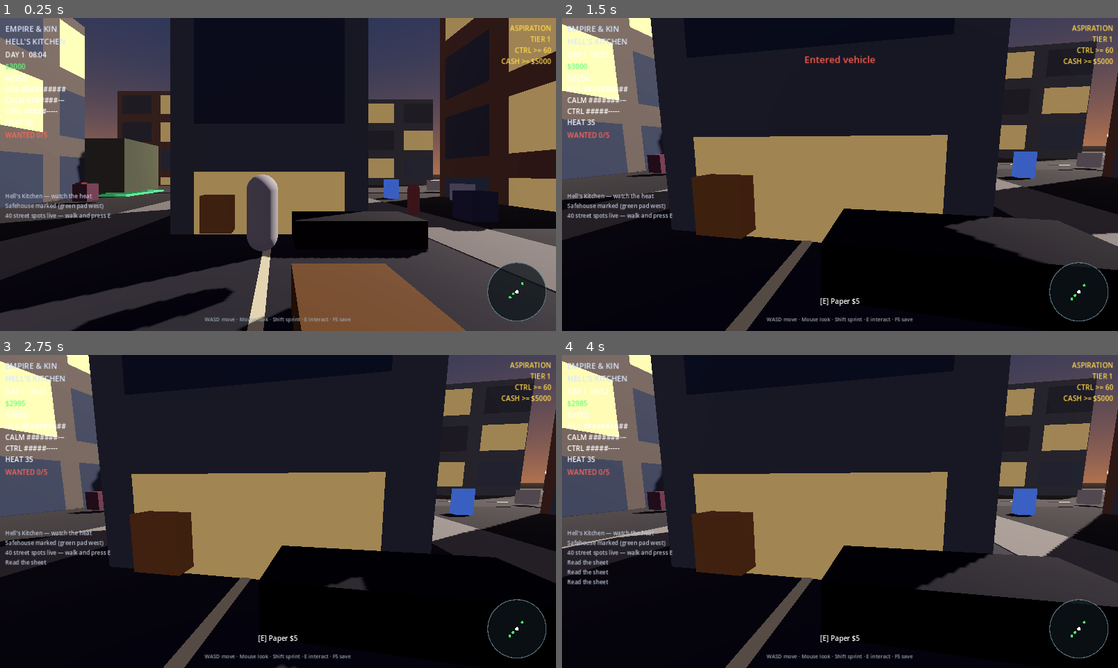
Above: before the commit, frames 1-4 (two rows, left to right).
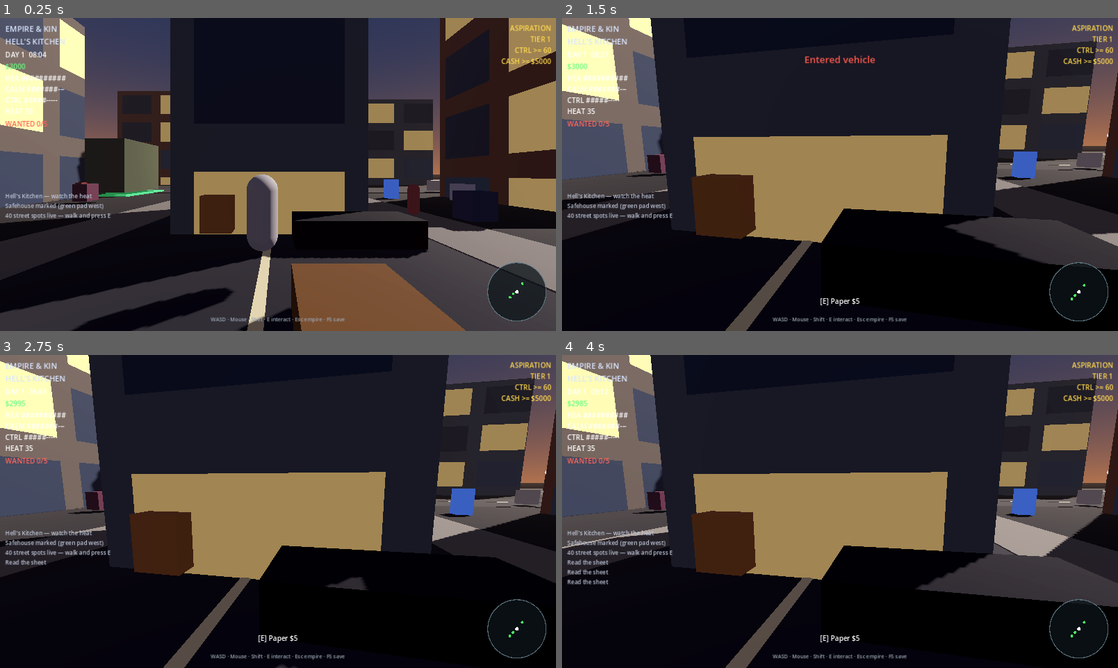
Above: after the commit, the same moments.

Repository: 5mil/empire-and-kin
Game: Godot game, scene res://scenes/main.tscn
The game is run twice, just before and just after one commit, with the same random seed, the same clock (stepped at 60 frames per second) and the same inputs.
Inputs (mouse positions are in pixels of both pictures, inside the frame that each line leads up to):
- Up to frame 1 (0.25 s): no input
- Up to frame 2 (1.5 s): tap Enter at 0.5 s; move the mouse to (867, 174) at 0.52 s; hold E (interact) 0.53-1.28 s; hold W (move_forward) from 0.53 s (still down); move the mouse to (812, 174) at 1.27 s; tap E (interact) at 1.35 s
- Up to frame 3 (2.75 s): keep holding W (move_forward); move the mouse to (289, 505) at 2.02 s; hold E (interact) from 2.03 s (still down); tap 1 at 2.1 s
- Up to frame 4 (4 s): keep holding W (move_forward); move the mouse to (834, 517) at 2.77 s; release E (interact) at 2.78 s; tap 2 at 2.85 s; tap E (interact) at 3.05 s; move the mouse to (878, 514) at 3.52 s; hold E (interact) from 3.53 s (still down); tap 3 at 3.6 s

The runs differ from the first frame. In frame 1, 0.7% of the frame differs, in the area x 0-64%, y 18-98%; in frame 2, 0.8%; in frame 3, 0.8%; in frame 4, 0.8%.

Commit message:
godot: street dressing, travel gates, HUD rival/stash/crew

Diff:
--- /dev/null
+++ b/godot/scripts/street_dressing.gd
@@ -0,0 +1,56 @@
+extends Node3D
+## Props + travel gates around Hell's Kitchen — T0 boxes, upgrade via AssetContinuum.
+
+func _ready() -> void:
+	_props()
+	_gates()
+
+func _props() -> void:
+	var specs := [
+		{"id": "prop.dumpster", "pos": Vector3(-9, 0.6, 9), "sz": Vector3(1.6, 1.2, 0.9), "c": Color(0.18, 0.28, 0.18)},
+		{"id": "prop.dumpster", "pos": Vector3(9, 0.6, -7), "sz": Vector3(1.6, 1.2, 0.9), "c": Color(0.16, 0.26, 0.16)},
+		{"id": "prop.hydrant", "pos": Vector3(3, 0.4, 6), "sz": Vector3(0.35, 0.8, 0.35), "c": Color(0.7, 0.15, 0.12)},
+		{"id": "prop.hydrant", "pos": Vector3(-11, 0.4, -3), "sz": Vector3(0.35, 0.8, 0.35), "c": Color(0.7, 0.15, 0.12)},
+		{"id": "prop.newsstand", "pos": Vector3(1, 0.7, -4), "sz": Vector3(1.4, 1.4, 0.8), "c": Color(0.55, 0.25, 0.15)},
+		{"id": "prop.crate", "pos": Vector3(17, 0.4, 3), "sz": Vector3(0.8, 0.8, 0.8), "c": Color(0.45, 0.32, 0.18)},
+		{"id": "prop.watertower", "pos": Vector3(-22, 9.5, -15), "sz": Vector3(2.2, 2.4, 2.2), "c": Color(0.35, 0.32, 0.28)},
+	]
+	for s in specs:
+		var n: Node3D = AssetContinuum.instantiate(s["id"], s["sz"], s["c"])
+		n.position = s["pos"]
+		add_child(n)
+
+func _gates() -> void:
+	_gate(Vector3(0, 1, 42), "little_italy", "[E] Gate — Little Italy")
+	_gate(Vector3(42, 1, 0), "midtown", "[E] Gate — Midtown")
+	_gate(Vector3(-42, 1, 0), "lower_east_side", "[E] Gate — Lower East Side")
+
+func _gate(pos: Vector3, dest: String, prompt: String) -> void:
+	var area := Area3D.new()
+	area.position = pos
+	area.monitoring = true
+	area.collision_layer = 0
+	area.collision_mask = 2
+	var col := CollisionShape3D.new()
+	var sph := SphereShape3D.new()
+	sph.radius = 3.0
+	col.shape = sph
+	area.add_child(col)
+	var vis := AssetContinuum.instantiate("gate." + dest, Vector3(2.2, 3.2, 0.6), Color(0.7, 0.55, 0.2))
+	area.add_child(vis)
+	area.set_meta("dest", dest)
+	area.set_meta("prompt", prompt)
+	area.body_entered.connect(func(b):
+		if b.is_in_group("player"):
+			var hud := get_tree().root.find_child("HUD", true, false)
+			if hud and hud.has_method("set_prompt"):
+				hud.set_prompt(prompt)
+	)
+	area.body_exited.connect(func(b):
+		if b.is_in_group("player"):
+			var hud := get_tree().root.find_child("HUD", true, false)
+			if hud and hud.has_method("set_prompt"):
+				hud.set_prompt("")
+	)
+	area.set_script(load("res://scripts/travel_gate.gd"))
+	add_child(area)
--- /dev/null
+++ b/godot/scripts/travel_gate.gd
@@ -0,0 +1,27 @@
+extends Area3D
+## District travel — port of district_travel.zig
+
+var _in := false
+
+func _ready() -> void:
+	body_entered.connect(func(b):
+		if b.is_in_group("player"):
+			_in = true)
+	body_exited.connect(func(b):
+		if b.is_in_group("player"):
+			_in = false)
+
+func _unhandled_input(event: InputEvent) -> void:
+	if not _in:
+		return
+	if event.is_action_pressed("interact"):
+		var dest := str(get_meta("dest", ""))
+		if dest == "":
+			return
+		GameState.current_district_id = dest
+		GameState.feed_line.emit("Arrived: %s" % Districts.display_name(dest))
+		GameState.toast.emit(Districts.display_name(dest), 2.0)
+		var hud := get_tree().root.find_child("HUD", true, false)
+		if hud and hud.has_method("_refresh_all"):
+			hud._refresh_all()
+		get_viewport().set_input_as_handled()
--- a/godot/scripts/ui/hud.gd
+++ b/godot/scripts/ui/hud.gd
@@ -1,11 +1,12 @@
 extends CanvasLayer
-## BETA-style HUD adapted for street-level (less screen clutter later).
+## Street HUD — cash, needs, wanted, rival, stash, crew.
 
 @onready var district_label: Label = $Root/TopLeft/District
 @onready var clock_label: Label = $Root/TopLeft/Clock
 @onready var cash_label: Label = $Root/TopLeft/Cash
 @onready var needs_label: Label = $Root/TopLeft/Needs
 @onready var wanted_label: Label = $Root/TopLeft/Wanted
+@onready var street_label: Label = $Root/TopLeft/Street
 @onready var aspiration_label: Label = $Root/TopRight/Aspiration
 @onready var toast_label: Label = $Root/Toast
 @onready var feed_label: Label = $Root/Feed
@@ -14,6 +15,7 @@
 
 var _toast_time: float = 0.0
 var _feed_lines: PackedStringArray = []
+var _hud_accum: float = 0.0
 
 func _ready() -> void:
 	GameState.treasury_changed.connect(_on_cash)
@@ -22,7 +24,7 @@
 	GameState.toast.connect(_on_toast)
 	GameState.feed_line.connect(_on_feed)
 	_refresh_all()
-	hints_label.text = "WASD move · Mouse look · Shift sprint · E interact · F5 save"
+	hints_label.text = "WASD · Mouse · Shift · E interact · Esc empire · F5 save"
 
 func _process(delta: float) -> void:
 	clock_label.text = "DAY %d  %s" % [GameState.day, GameState.clock_string()]
@@ -30,16 +32,32 @@
 		_toast_time -= delta
 		if _toast_time <= 0.0:
 			toast_label.text = ""
+	_hud_accum += delta
+	if _hud_accum >= 0.4:
+		_hud_accum = 0.0
+		_refresh_street()
+		_on_health(GameState.health)
 
 func _refresh_all() -> void:
 	district_label.text = "EMPIRE & KIN\n%s" % Districts.display_name(GameState.current_district_id).to_upper()
 	_on_cash(GameState.treasury)
 	_on_wanted(GameState.wanted_level)
 	_on_health(GameState.health)
+	_refresh_street()
 	aspiration_label.text = "ASPIRATION\nTIER %d\nCTRL >= %d\nCASH >= $%d" % [
 		GameState.aspiration_tier,
 		GameState.aspiration_control_target,
 		GameState.aspiration_cash_target,
+	]
+
+func _refresh_street() -> void:
+	if street_label == null:
+		return
+	street_label.text = "RIVAL %d  STASH $%d  CREW %d  RES %d" % [
+		WorldSim.rival_pressure,
+		WorldSim.stash_cash,
+		Empire.crew.size(),
+		Empire.street_respect,
 	]
 
 func _on_cash(v: int) -> void:
@@ -50,7 +68,7 @@
 	wanted_label.modulate = Color(1, 0.3, 0.3) if v >= 3 else Color.WHITE
 
 func _on_health(_v: int) -> void:
-	needs_label.text = "NEEDS\nHEA %s\nCALM %s\nCTRL %s\nHEAT %d" % [
+	needs_label.text = "HEA %s\nCALM %s\nCTRL %s\nHEAT %d" % [
 		_bar(GameState.health),
 		_bar(GameState.calm),
 		_bar(GameState.control_need),
